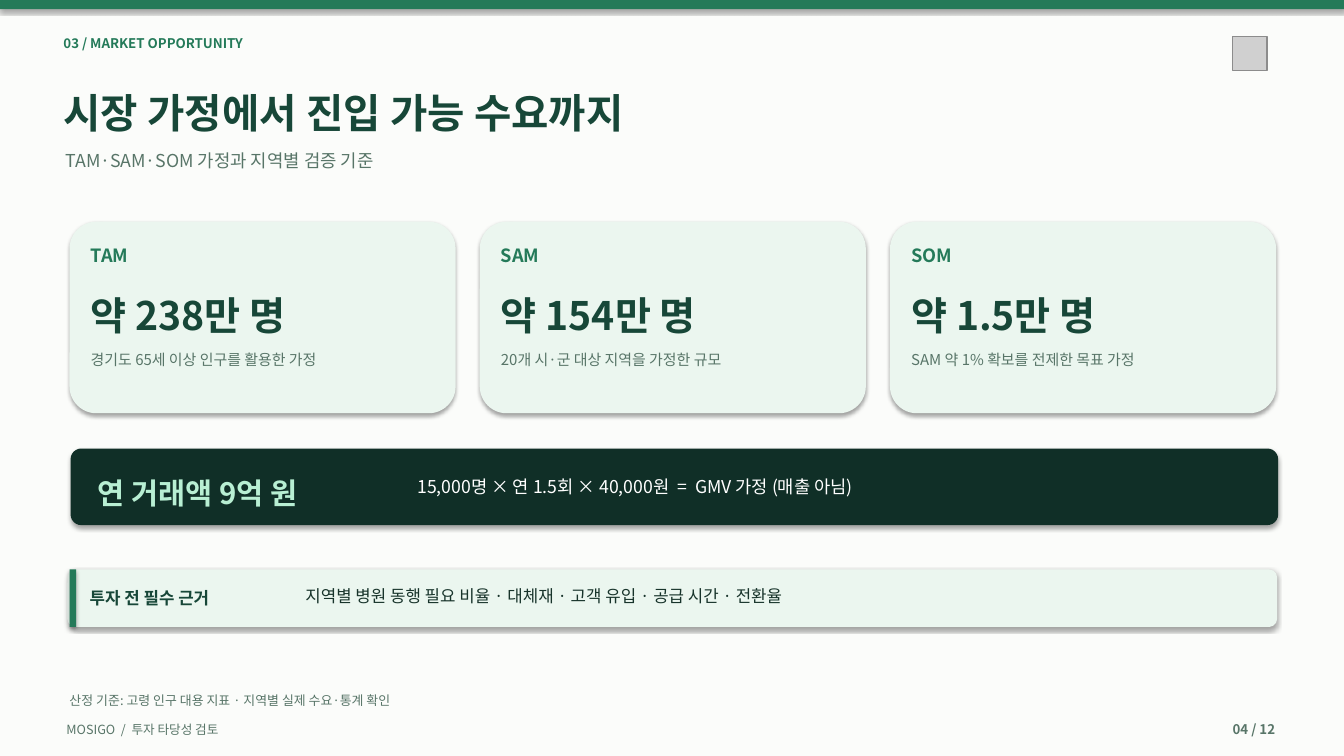
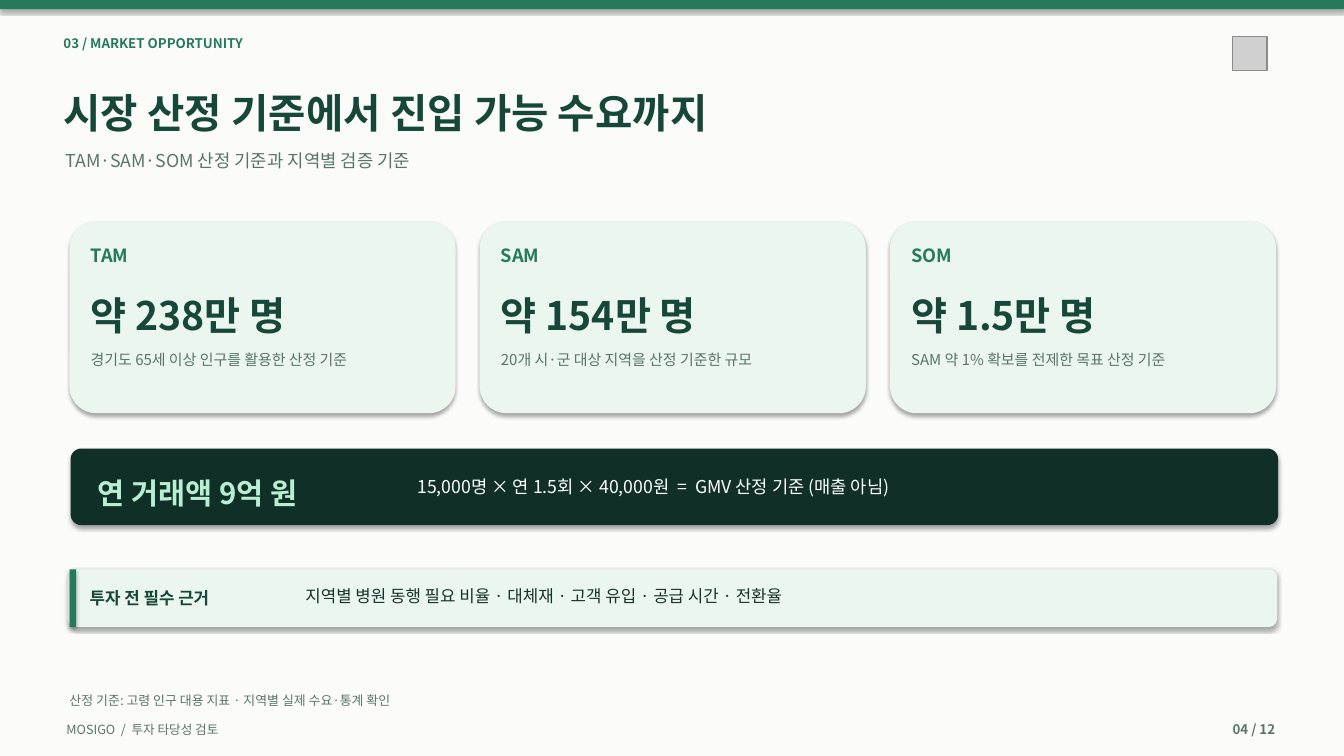
Before and after one commit to dohyunkimmm/mosigo-case-study, a slide deck: slide 4 of downloads/MOSIGO_IR_Investment_Review_12slides.pptx. Drawn at 1344x756 pixels with LibreOffice and Linux fonts; fonts in the diff are those of the drawing; grey boxes stand for pictures. Boxes give left, top, right and bottom in pixels: in the first picture for what was removed or moved away, otherwise in the second. Text is boxed around its words. In the diff, an @@ line names an element or a change of style, - is before the commit and + after.

```diff
--- a/downloads/MOSIGO_IR_Investment_Review_12slides.pptx
+++ b/downloads/MOSIGO_IR_Investment_Review_12slides.pptx
@@ text at box(63, 94, 707, 132): text changed @@
-시장 가정에서 진입 가능 수요까지
+시장 산정 기준에서 진입 가능 수요까지
@@ text at box(65, 152, 410, 169): text changed @@
-TAM·SAM·SOM 가정과 지역별 검증 기준
+TAM·SAM·SOM 산정 기준과 지역별 검증 기준
@@ text at box(91, 352, 348, 366): text changed @@
-경기도 65세 이상 인구를 활용한 가정
+경기도 65세 이상 인구를 활용한 산정 기준
@@ text at box(501, 352, 753, 366): text changed @@
-20개 시·군 대상 지역을 가정한 규모
+20개 시·군 대상 지역을 산정 기준한 규모
@@ text at box(911, 352, 1166, 366): text changed @@
-SAM 약 1% 확보를 전제한 목표 가정
+SAM 약 1% 확보를 전제한 목표 산정 기준
@@ text at box(417, 478, 889, 497): text changed @@
-15,000명 × 연 1.5회 × 40,000원 = GMV 가정 (매출 아님)
+15,000명 × 연 1.5회 × 40,000원 = GMV 산정 기준 (매출 아님)
```
Also in this commit, not shown: 8 other slides changed, 19 other files.
